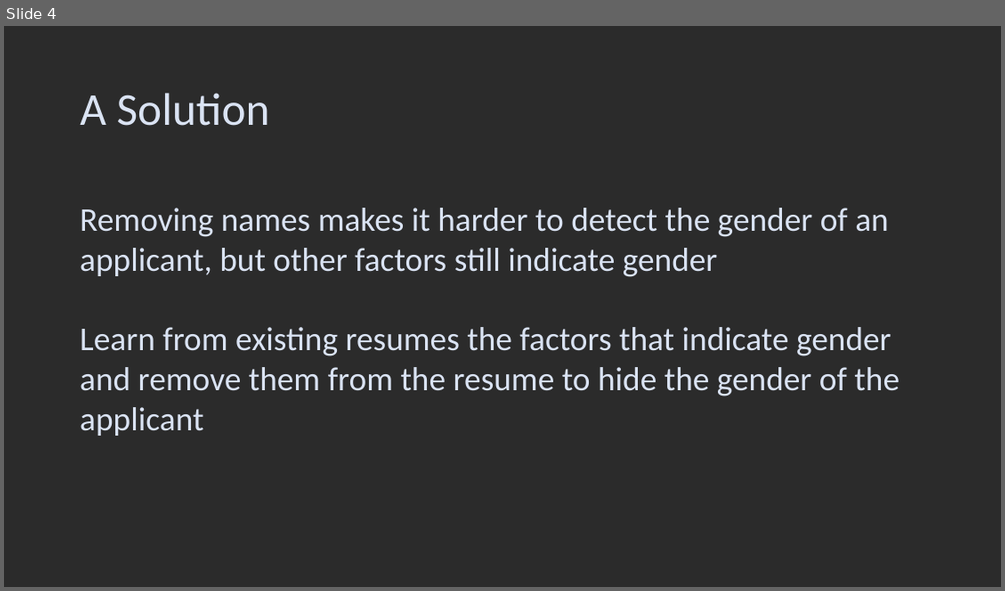
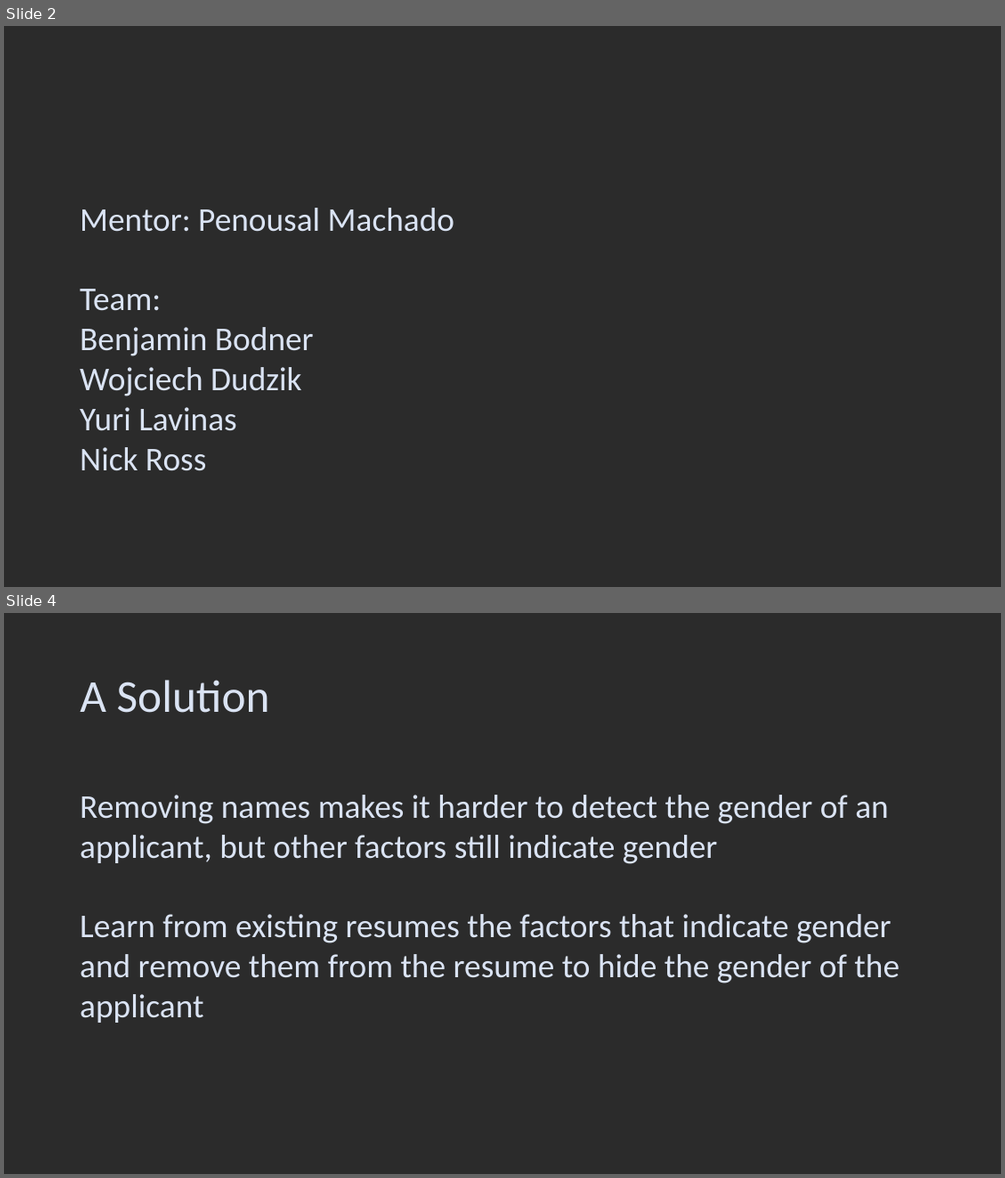
Before and after one commit to yurilavinas/ai_big_data_quantum_compution, a slide deck: DegenderisePresentation.pptx. Shown one above the other, each under a label of ours: slide 4 before the commit, slides 2 and 4 after it; the slides between them are not shown. The pictures are 1005x591 and 1005x1178 pixels, drawn with LibreOffice and Linux fonts; fonts in the diff are those of the drawing; background and template pictures are left out; a plain dark background stands for a picture behind light text. Boxes give left, top, right and bottom in pixels: in the first picture for what was removed or moved away, otherwise in the second. Text is boxed around its words. In the diff, an @@ line names an element or a change of style, - is before the commit and + after.

```diff
--- a/DegenderisePresentation.pptx
+++ b/DegenderisePresentation.pptx
@@ slide 2 added at bbox=[4, 26, 1001, 587], background picture (left out) @@
@@ text added at bbox=[80, 208, 454, 471], 32 pt, text #DAE3F3 @@
+Mentor: Penousal Machado
+Team:
+Benjamin Bodner
+Wojciech Dudzik
+Yuri Lavinas
+Nick Ross
```
Also in this commit, not shown: 1 slide changed, 1 slide removed.
